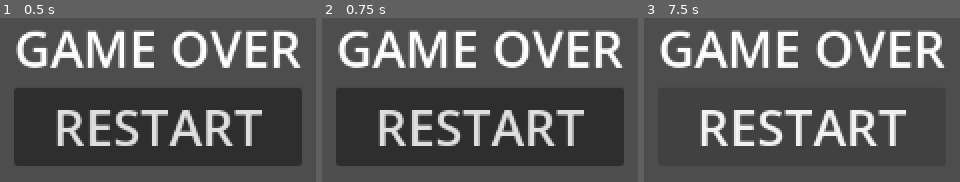
Above: before the commit, frames 1-3 (left to right).
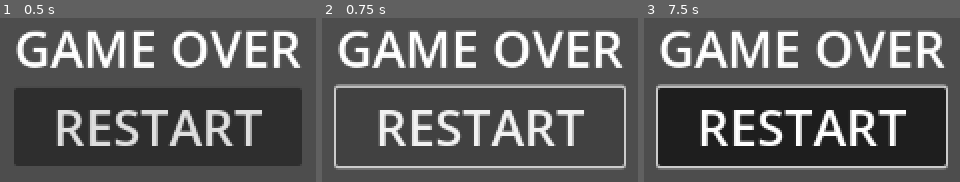
Above: after the commit, the same moments.

Repository: hgomezm92/dragons-abyss
Game: Godot game, scene res://scenes/ui/game_over.tscn
Same seed, same stepped clock (60 frames per second), same inputs: the game is played once before the commit and once after it. This scene is started directly instead of the project's main scene.
Inputs (mouse positions are in pixels of both pictures, inside the frame that each line leads up to):
- Up to frame 1 (0.5 s): no input
- Up to frame 2 (0.75 s): click "RESTART" at 0.5 s
- Up to frame 3 (7.5 s): click "RESTART" at 1.25 s; click "RESTART" at 2 s; tap Enter at 2.75, 4.25, 5.75 s; move the mouse to (outside the picture) at 2.77 s; hold D (move_right) 2.78-3.53 s; hold Space (shoot) 2.78-3.53 s; move the mouse to (outside the picture) at 3.52 s; hold S (move_down) 3.53-4.28 s; tap Space (shoot) at 3.6, 5.1, 6.6 s; move the mouse to (outside the picture) at 4.27 s; hold D (move_right) 4.28-5.03 s; hold Space (shoot) 4.28-5.03 s; move the mouse to (outside the picture) at 5.02 s; hold W (move_up) 5.03-5.78 s; move the mouse to (outside the picture) at 5.77 s; hold Space (shoot) 5.78-6.53 s; hold A (move_left) 5.78-7.28 s; move the mouse to (outside the picture) at 6.52 s; move the mouse to (881, 90) at 7.27 s; hold S (move_down) from 7.28 s (still down); hold Space (shoot) from 7.28 s (still down)

Frame 1 is identical in both runs. In frame 2, 5.1% of the frame differs, in the area x 3-97%, y 40-93%; in frame 3, 42%.

Commit message:
Add GameManager

Diff:
--- a/scenes/main/main.tscn
+++ b/scenes/main/main.tscn
@@ -1,14 +1,19 @@
-[gd_scene load_steps=5 format=3 uid="uid://mqy6u8kyumo6"]
+[gd_scene load_steps=6 format=3 uid="uid://mqy6u8kyumo6"]
 
 [ext_resource type="Script" uid="uid://cibmpbeturpqk" path="res://scripts/main/main.gd" id="1_l3cfh"]
+[ext_resource type="PackedScene" uid="uid://cfkf0dl87l5hv" path="res://scenes/systems/game_manager.tscn" id="2_6q06x"]
 [ext_resource type="PackedScene" uid="uid://vco48qus0oy0" path="res://scenes/player/player.tscn" id="3_ow5a4"]
 [ext_resource type="PackedScene" uid="uid://buvxgstxs1cu0" path="res://scenes/ui/hud.tscn" id="4_hujxm"]
 [ext_resource type="PackedScene" uid="uid://drdm14b5pvj1j" path="res://scenes/systems/enemy_spawner.tscn" id="4_l3cfh"]
 
-[node name="Main" type="Node"]
+[node name="Main" type="Node" node_paths=PackedStringArray("_game_manager", "_start_position")]
 script = ExtResource("1_l3cfh")
+_game_manager = NodePath("GameManager")
+_start_position = NodePath("StartPosition")
 
-[node name="Dragon" parent="." instance=ExtResource("3_ow5a4")]
+[node name="GameManager" parent="." instance=ExtResource("2_6q06x")]
+
+[node name="Player" parent="." instance=ExtResource("3_ow5a4")]
 
 [node name="HUD" parent="." instance=ExtResource("4_hujxm")]
 
--- a/scenes/systems/enemy_spawner.tscn
+++ b/scenes/systems/enemy_spawner.tscn
@@ -1,6 +1,6 @@
 [gd_scene load_steps=4 format=3 uid="uid://drdm14b5pvj1j"]
 
-[ext_resource type="Script" uid="uid://bgui5imk7bk58" path="res://scenes/systems/enemy_spawner.gd" id="1_f2tmk"]
+[ext_resource type="Script" uid="uid://bgui5imk7bk58" path="res://scripts/systems/enemy_spawner.gd" id="1_f2tmk"]
 [ext_resource type="PackedScene" uid="uid://b7aghcwevv3mr" path="res://scenes/enemies/enemy.tscn" id="2_s47tq"]
 
 [sub_resource type="Curve2D" id="Curve2D_iwxa7"]
--- /dev/null
+++ b/scenes/systems/game_manager.tscn
@@ -0,0 +1,12 @@
+[gd_scene load_steps=5 format=3 uid="uid://cfkf0dl87l5hv"]
+
+[ext_resource type="Script" uid="uid://dupc2pg3id5f0" path="res://scripts/systems/game_manager.gd" id="1_sry45"]
+[ext_resource type="PackedScene" uid="uid://buvxgstxs1cu0" path="res://scenes/ui/hud.tscn" id="2_qwvo8"]
+[ext_resource type="PackedScene" uid="uid://vco48qus0oy0" path="res://scenes/player/player.tscn" id="3_5l3e4"]
+[ext_resource type="PackedScene" uid="uid://drdm14b5pvj1j" path="res://scenes/systems/enemy_spawner.tscn" id="4_1s2k2"]
+
+[node name="GameManager" type="Node"]
+script = ExtResource("1_sry45")
+hud = ExtResource("2_qwvo8")
+_player = ExtResource("3_5l3e4")
+_enemy_spawner = ExtResource("4_1s2k2")
--- a/scripts/main/main.gd
+++ b/scripts/main/main.gd
@@ -1,15 +1,8 @@
 extends Node
 
-@onready var _hud = $HUD
-@onready var _start_position = $StartPosition
-@onready var _player = $Dragon
-@onready var _enemy_spawner = $EnemySpawner
+@export var _game_manager: Node
+@export var _start_position: Marker2D
 
 # Called when the node enters the scene tree for the first time.
 func _ready() -> void:
-	_player.start(_start_position.position)
-
-	_player.connect("damage_taken", _hud.update_health_bar)
-	_enemy_spawner.connect("wave_finished", _hud.update_wave_counter)
-
-	_enemy_spawner.start_wave()
+	_game_manager.new_game(_start_position)
--- a/scripts/player/player.gd
+++ b/scripts/player/player.gd
@@ -7,10 +7,10 @@
 var _speed: float = 300.0
 var _screen_size: Vector2
 var _health: int = 7
-var _game_over_scene = preload("res://scenes/ui/game_over.tscn")
 var _is_knocked_back: bool = false
 
 signal damage_taken
+signal player_dead
 
 func _ready() -> void:
 	_screen_size = get_viewport_rect().size
@@ -80,9 +80,7 @@
 		_death()
 
 func _death():
-	get_tree().paused = true
-	var g_o_screen = _game_over_scene.instantiate()
-	get_tree().root.add_child(g_o_screen)
+	player_dead.emit()
 
 func _on_hurtbox_area_entered(area: Area2D) -> void:
 	if area.is_in_group("enemy_hitbox"):
--- /dev/null
+++ b/scripts/systems/game_manager.gd
@@ -0,0 +1,27 @@
+extends Node
+
+@onready var _hud: CanvasLayer = get_parent().find_child("HUD")
+@onready var _player: CharacterBody2D = get_parent().find_child("Player")
+@onready var _enemy_spawner: Node = get_parent().find_child("EnemySpawner")
+var game_over_scene: PackedScene = preload("res://scenes/ui/game_over.tscn")
+
+# Called when the node enters the scene tree for the first time.
+func _ready() -> void:
+	_player.connect("damage_taken", _hud.update_health_bar)
+	_player.connect("player_dead", _game_over)
+	_enemy_spawner.connect("wave_finished", _hud.update_wave_counter)
+
+func new_game(start_position) -> void:
+	_player.start(start_position.position)
+	_enemy_spawner.start_wave()
+
+func _game_over():
+	get_tree().paused = true
+	var game_over_screen = game_over_scene.instantiate()
+	get_parent().add_child(game_over_screen)
+	game_over_screen.connect("restart", _restart)
+
+func _restart():
+	get_tree().paused = false
+	get_tree().call_group("enemy", "queue_free")
+	get_tree().reload_current_scene()
--- a/scripts/ui/game_over.gd
+++ b/scripts/ui/game_over.gd
@@ -1,8 +1,6 @@
 extends CanvasLayer
 
+signal restart
+
 func _on_restart_pressed() -> void:
-	get_tree().paused = false
-	get_tree().call_group("enemy", "queue_free")
-	get_tree().reload_current_scene()
-	set_deferred("visible", false)
-	queue_free()
+	restart.emit()
Renamed: scenes/systems/enemy_spawner.gd -> scripts/systems/enemy_spawner.gd
Renamed: scenes/systems/enemy_spawner.gd.uid -> scripts/systems/enemy_spawner.gd.uid
Not shown, added: scripts/systems/game_manager.gd.uid
